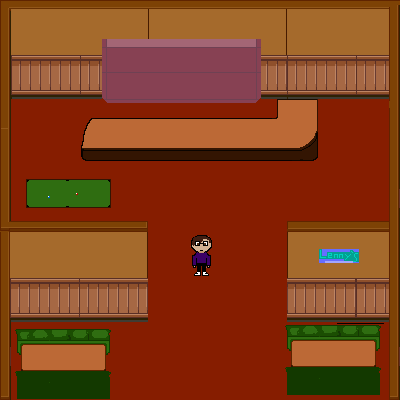
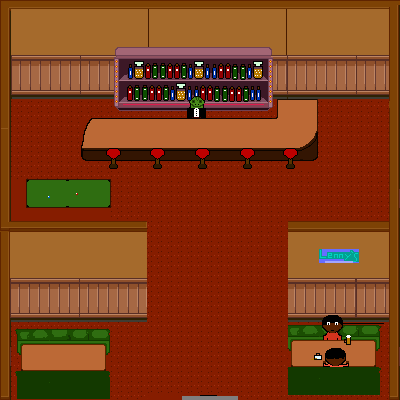
Comparing the layer stacks of the two 400 x 400 images. Changes:
removed layer "bar-stand" over (102, 39, 261, 103)
added layer "Layer 10" above "Layer 2" over (187, 96, 206, 118)
added layer "Layer 2" above "Layer 8" over (114, 47, 273, 111)
added layer "Layer 8" above "Layer 7" over (240, 148, 298, 169)
added layer "Layer 7" above "Layer 9" over (106, 148, 210, 169)
added layer "stools" above "bar-guy-upright" over (11, 99, 389, 400)
added layer "bar-guy-upright" above "Layer 5" over (191, 195, 343, 340)
added layer "Layer 5" above "bar-guys" over (344, 335, 351, 345)
added layer "bar-guys" above "furniture" over (311, 324, 349, 367)
painted on "Background" over (182, 235, 336, 400)
